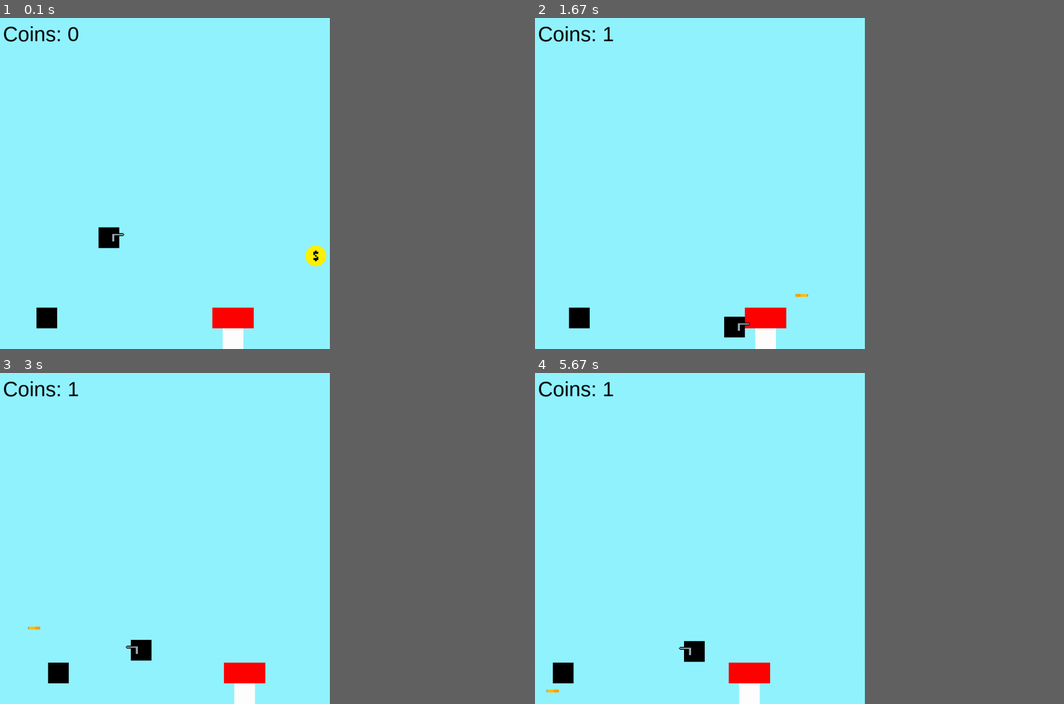
Above: before the commit, frames 1-4 (two rows, left to right).
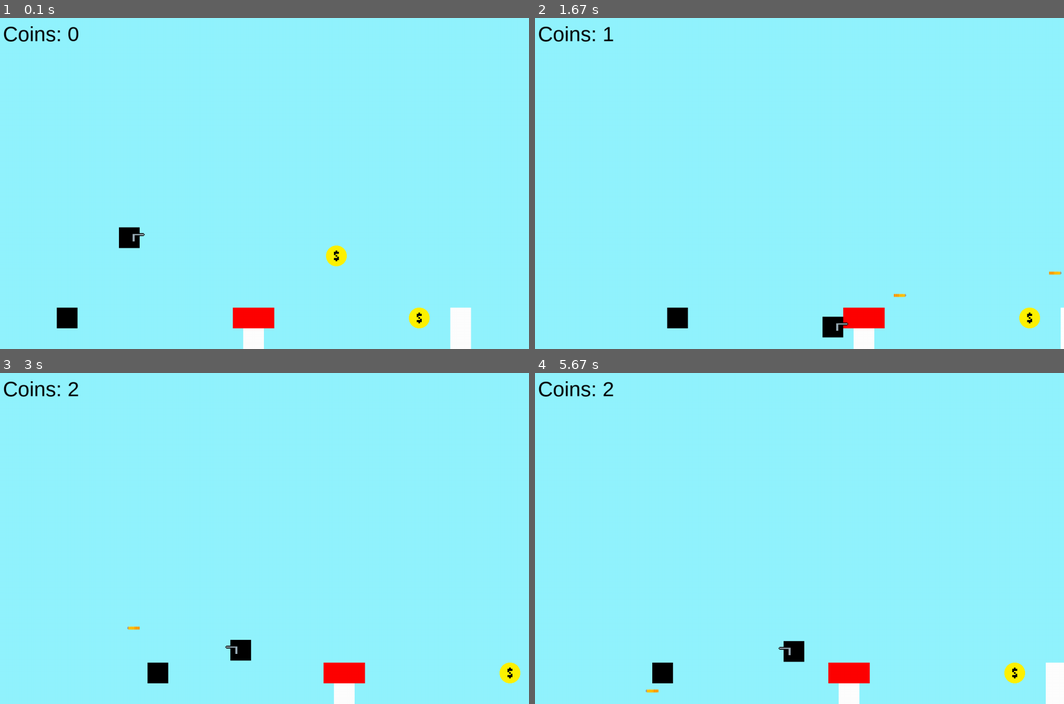
Above: after the commit, the same moments.

Repository: Jobjob321/Pygame-Platformer
Game: pygame game, started from main.py
The game is run twice, just before and just after one commit, with the same random seed, the same clock (stepped at 60 frames per second) and the same inputs.
Inputs (mouse positions are in pixels of both pictures, inside the frame that each line leads up to):
- Up to frame 1 (0.1 s): no input
- Up to frame 2 (1.67 s): hold F 0.33-0.8 s; hold D 0.33-0.8 s; move the mouse to (688, 196) at 0.37 s; tap Space at 0.83 s; hold D 1.17-1.63 s; move the mouse to (619, 186) at 1.2 s; tap F at 1.23, 1.53 s
- Up to frame 3 (3 s): hold D 1.67-2.13 s; move the mouse to (63, 488) at 1.7 s; tap F at 1.73, 2.03, 2.23, 2.53, 2.8 s; hold A 2.17-2.7 s; move the mouse to (211, 422) at 2.2 s; tap Space at 2.32 s; hold A from 2.73 s (still down); move the mouse to (201, 568) at 2.77 s
- Up to frame 4 (5.67 s): tap F at 3.1, 3.23, 3.53, 3.9, 4.2, 4.4, 4.7, 4.9, 5.2, 5.4 s; release A at 3.13 s; hold D 3.17-3.8 s; move the mouse to (614, 416) at 3.2 s; hold A 3.83-4.3 s; move the mouse to (704, 425) at 3.87 s; tap Space at 3.98, 5.48 s; hold D 4.33-4.8 s; move the mouse to (619, 472) at 4.37 s; hold D 4.83-5.3 s; move the mouse to (683, 624) at 4.87 s; hold A from 5.33 s (still down); move the mouse to (704, 574) at 5.37 s
In our replay, the window is 562x562 before the commit and 900x562 after it. These sizes can differ from the game's own. Grey fills any space a smaller window leaves; there, only what the larger window draws over its background counts as a difference.

The runs differ from the first frame. In frame 1, 3.1% of the frame differs, in the area x 6-90%, y 3-100%; in frame 2, 2.9%; in frame 3, 2.8%; in frame 4, 3.3%, in the area x 2-100%, y 2-100%.

Commit message:
Added coins and stuff

Diff:
--- a/main.py
+++ b/main.py
@@ -9,8 +9,8 @@
 import time
 pygame.init()
 
-WINDOW_SIZE = [800, 800]
-screen = pygame.display.set_mode((WINDOW_SIZE[0], WINDOW_SIZE[1]), 0 ,32)
+WINDOW_SIZE = [1280, 800]
+screen = pygame.display.set_mode((WINDOW_SIZE[0], WINDOW_SIZE[1]), 0, 32)
 clock = pygame.time.Clock()
 
 scroll = [0,0]
@@ -43,7 +43,15 @@
     Object(1500, 700, 100, 50, (0,0,0))
 ]
 
-coins = [Coin(700, 550), Coin(900, 700)]
+
+#Coins
+coins = [
+    Coin(700, 550),
+    Coin(900, 700),
+    Coin(1500, 650),
+    Coin(2000, 750)
+]
+
 coinimage = pygame.image.load("imgs/Coin.png").convert_alpha()
 bulletimage = pygame.image.load("imgs/bullet.png").convert_alpha()
 bulletimage = pygame.transform.scale(bulletimage, (20,10))
@@ -75,6 +83,7 @@
                 jump = True
             if event.key == K_f:
                 bullets.append(Bullet(player.position.x,player.position.y + 13, lookleft, bulletimage))
+
         if event.type == pygame.KEYUP:
             if event.key == K_a:
                 moveleft = False
Not shown, changed: .DS_Store
